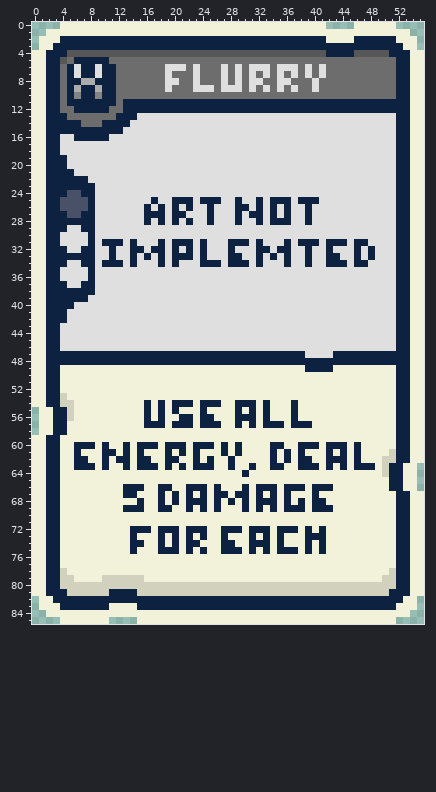
Two states of a sprite sheet, Art/Cards/009 Flurry.png. The first picture shows the starting point.
The file is 56x86 pixels. Colours within 5 levels of each other are drawn and written as one.
Once edited:
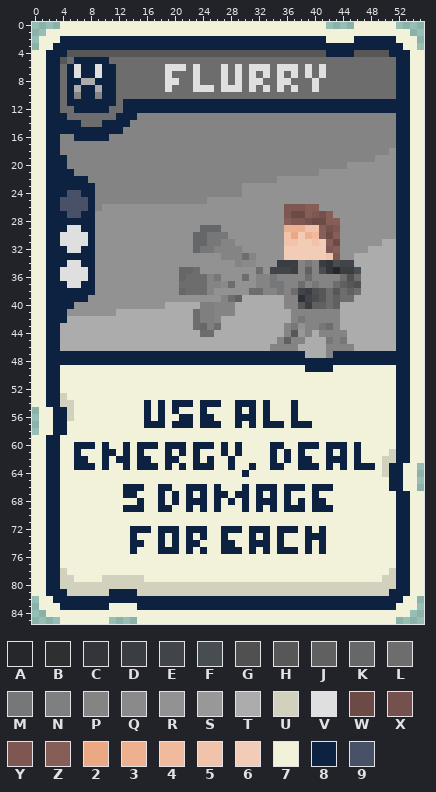
Palette (. is transparent): A #26272a  B #2e2f30  C #33353a  D #3a3d42  E #41454a  F #484d52  G #515051  H #575757  J #616061  K #656768  L #6d6d6d  M #757778  N #7d7f80  P #848484  Q #8a8a8a  R #929292  S #989898  T #adacad  U #d1d1bd  V #dfdfdf  W #6c4b46  X #75504c  Y #7e5752  Z #875d58  2 #eaa883  3 #edb190  4 #efba9d  5 #f1c3aa  6 #f3ccb7  7 #f2f2da  8 #0d2140  9 #495169
Edits made:
Changed rows in their new state; - is an unchanged pixel.
first column x 4:
13 -----------PPPPPPPPPPPPPPPPPPPPPPPPPPPPPPPPPPPPP
14 ----------PPPPPPPPPPPPPPPPPPPPPPPPPPPPPPPPPPPPPP
15 ---------PPPPPPPPPPPPPPPPPPPPPPPPPPPPPPPPPPPPPPP
16 PP-----PPPPPPPPPPPPPPPPPPPPPPPPPPPPPPPPPPPPPPPPP
17 PPPPPPPPPPPPPPPPPPPPPPPPPPPPPPPPPPPPPPPPPPPPPPPP
18 PPPPPPPPPPPPPPPPPPPPPPPPPPPPPPPPPPPPPPPPPPPPPPPR
19 -PPPPPPPPPPPPPPPPPPPPPPPPPPPPPPPPPPPPPPPPPPPPRRR
20 -PPPPPPPPPPPPPPPPPPPPPPPPPPPPPPPPPPPPPPPPRRRRRRR
21 --PPPPPPPPPPPPPPPPPPPPPPPPPPPPPPPPPPPRRRRRRRRRRR
22 ----PPPPPPPPPPPPPPPPPPPPPPPPPPPRRRRRRRRRRRRRRRRR
23 -----PPPPPPPPPPPPPPPPPPPPPRRRRRRRRRRRRRRRRRRRRRR
24 -----PPPPPPPPPPPPPPPPPPPPPRRRRRRRRRRRRRRRRRRRRRR
25 -----PPPPPPPPPPPPPPPPRRRRRRRRRRRRRRRRRRRRRRRRRRR
26 -----PRRRRRRRRRRRRRRRRRRRRRRRRRRYYYZZRRRRRRRRRRR
27 -----RRRRRRRRRRRRRRRRRRRRRRRRRRRYWWZYXZRRRRRRRRR
28 -----RRRRRRRRRRRRRRRRRRRRRRRRRRRZYYXWWZZRRRRRRRR
29 -----RRRRRRRRRRRRRRRKKKRRRRRRRRR33355ZXYRRRRRRRR
30 -----RRRRRRRRRRRRRRKKMMMRRRRRRRR52634ZWZRRRRRRRR
31 -----RRRRRRRRRRRRRRKKMMPPRRRRRRR556656ZWRRRRRRTT
32 -----RRRRRRRRRRRRRRKMMPPPPRRRRRR666666YZRRRRTTTT
33 -----RRRRRRRRRRRRRRRRRRPPPLPRRRR6666665YRRTTTTTT
34 -----RRRRRRRRRRRRRRRRRRRRPQQRRRDDDPMPDCFEETTTTTT
35 -----RRRRRRRRRRRRKKLRRRRRRRRLREEEDPJPFCADDFTTTTT
36 -----RRRRRRRRRRRRKLLLPMRRRLRPPMPPPPLPPPPLGLTTTTT
37 -----RRRRRRRRRRRRLLLLPPQLRRRPPMMPPLPMPPLJHGTTTTT
38 -----RRRRRRRRRRRRKLLLPRRRRRLLPPMPLEDGHLHLJLTTTTT
39 ----RRRRRRRRRRRRRRRRRRRPLJTTTTTTPPBEFHLJLLTTTTTT
40 --RRRRRRRRRRRRRTTTTTNNPPPTTTTTTTPPHDJJLJTTTTTTTT
41 -RRRRRRRTTTTTTTTTTTLNNPPPTTTTTTTTPPPPPPPTTTTTTTT
42 -TTTTTTTTTTTTTTTTTTLNNPTTTTTTTTTTPMPPPPPTTTTTTTT
43 TTTTTTTTTTTTTTTTTTTLKNLTTTTTTTTTPMRPPMLPTTTTTTTT
44 TTTTTTTTTTTTTTTTTTTTLLTTTTTTTTTTPHSPTPPPPTTTTTTT
45 TTTTTTTTTTTTTTTTTTTTTTTTTTTTTTTPJPPTTTMPMTTTTTTT
46 TTTTTTTTTTTTTTTTTTTTTTTTTTTTTTPPPPTTTTPPPPTTTTTT
47 -----------------------------------TTTP---------
